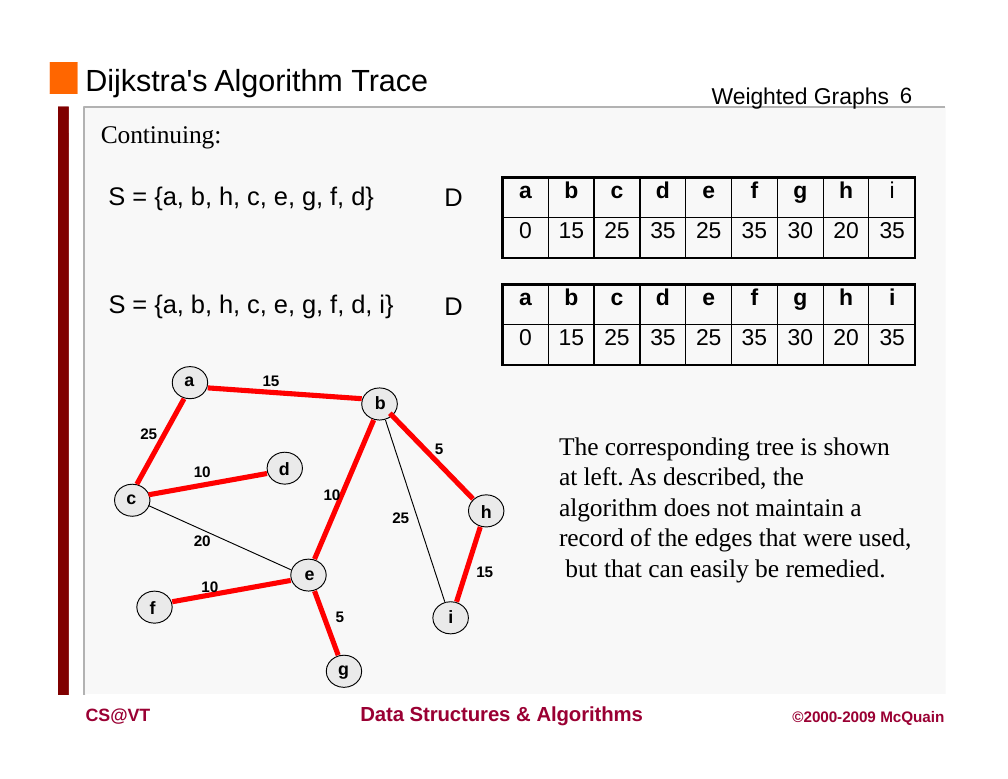
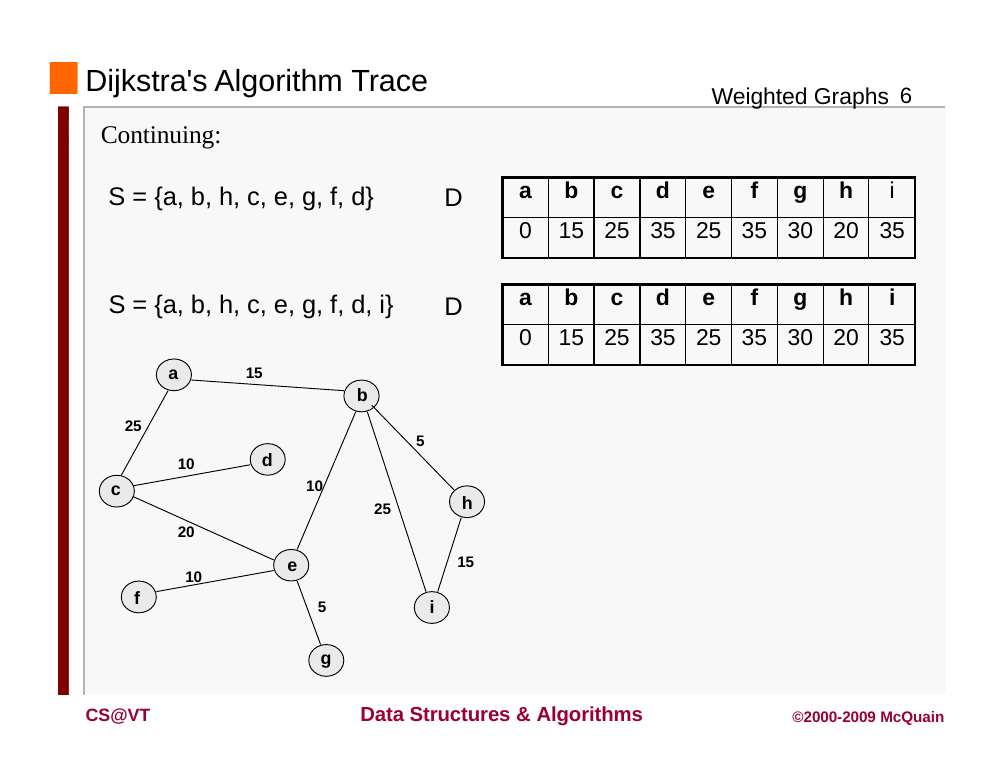
Before and after one commit to Cy-FairCS/cs3, a slide deck: slide 7 of u09a_graphTheory/notes/5 Weighted Graphs/Dijkstra's Algorithm.pptx. Drawn at 1008x779 pixels with LibreOffice and Linux fonts; fonts in the diff are those of the drawing. Boxes give left, top, right and bottom in pixels: in the first picture for what was removed or moved away, otherwise in the second. Text is boxed around its words. In the diff, an @@ line names an element or a change of style, - is before the commit and + after.

```diff
--- a/u09a_graphTheory/notes/5 Weighted Graphs/Dijkstra's Algorithm.pptx
+++ b/u09a_graphTheory/notes/5 Weighted Graphs/Dijkstra's Algorithm.pptx
@@ text removed at [559,437,912,583] @@
-The corresponding tree is shown at left. As described, the algorithm does not maintain a record of the edges that were used, but that can easily be remedied.
@@ 10 freeform shapes, 8 texts: place and size @@
-10 freeform shapes, 8 texts at [268,388,504,679]
+10 freeform shapes, 8 texts at [250,380,485,668]
@@ 18 freeform shapes, 11 texts: place and size @@
-18 freeform shapes, 11 texts at [115,367,473,687]
+18 freeform shapes, 11 texts at [99,359,455,676]
@@ outline #FF0000 4 pt to #000000 0.75 pt in 8 elements at [192,380,344,391], [133,465,250,486], [157,571,274,592], [121,390,168,475], [372,405,455,489], [297,411,356,549], [438,518,462,592], [297,581,321,644] @@
```
Also in this commit, not shown: 1 other slide changed, 5 slides removed, 31 other files.
